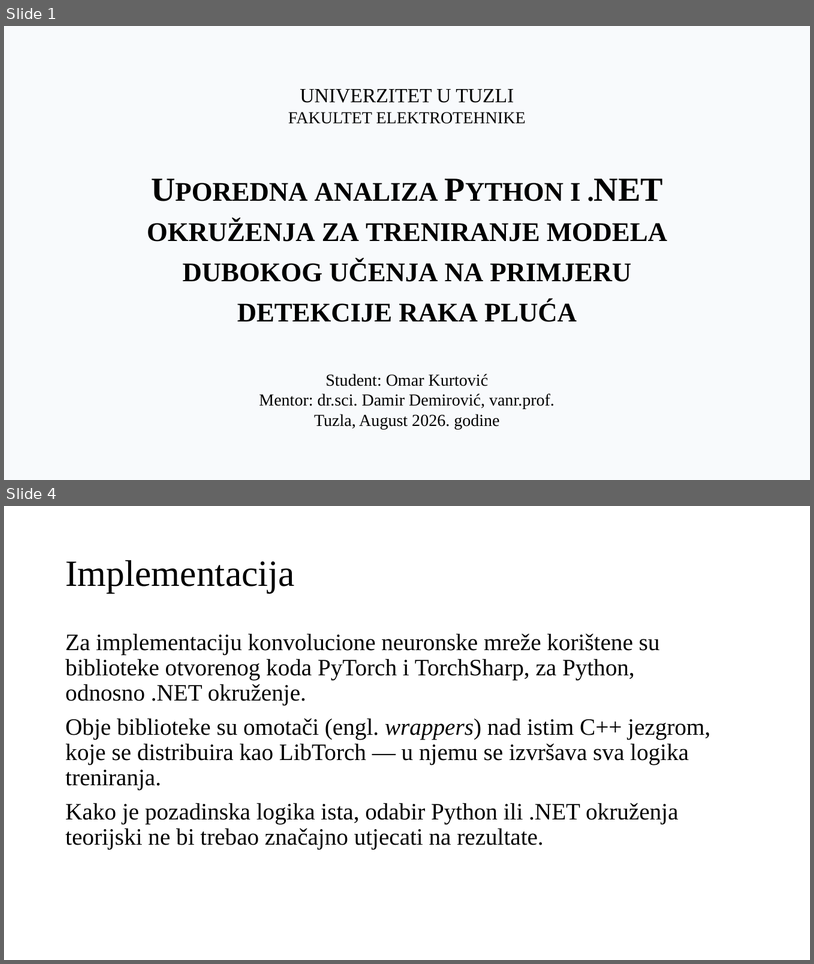
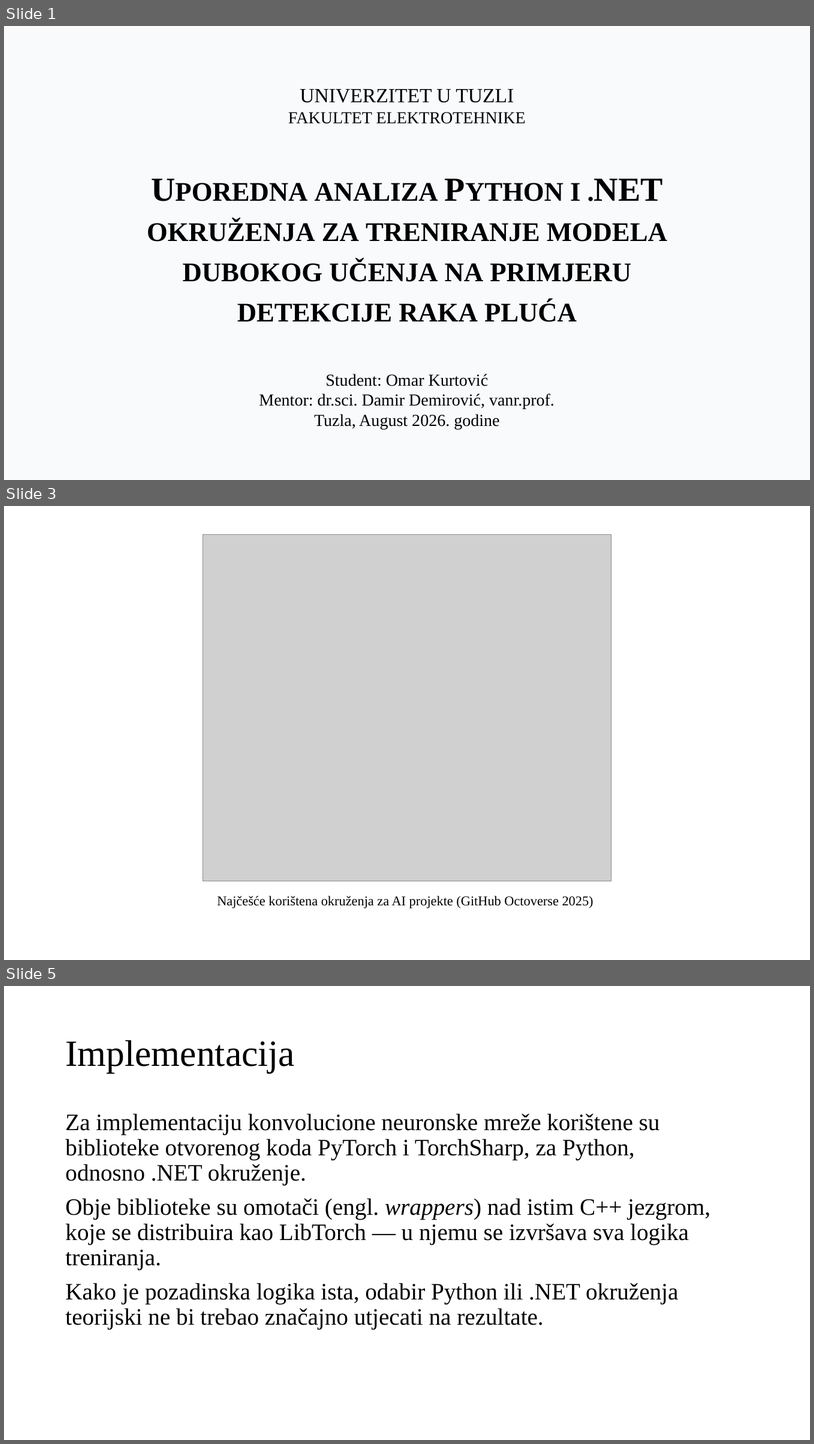
Before and after one commit to omarkurtovic/ml-dotnet-vs-python, a slide deck: Presentation/omar_kurtovic_diplomski_prezentacija.pptx. Shown one above the other, each under a label of ours: slides 1 and 4 before the commit, slides 1, 3 and 5 after it; the slides between them are not shown. The pictures are 814x964 and 814x1444 pixels, drawn with LibreOffice and Linux fonts; fonts in the diff are those of the drawing; grey boxes stand for pictures. Boxes give left, top, right and bottom in pixels: in the first picture for what was removed or moved away, otherwise in the second. Text is boxed around its words. In the diff, an @@ line names an element or a change of style, - is before the commit and + after.

```diff
--- a/Presentation/omar_kurtovic_diplomski_prezentacija.pptx
+++ b/Presentation/omar_kurtovic_diplomski_prezentacija.pptx
@@ slide 3 added at (x1=4, y1=506, x2=810, y2=960), background #FFFFFF @@
@@ picture added at (x1=203, y1=534, x2=611, y2=880) @@
@@ text added at (x1=217, y1=895, x2=594, y2=908), 16 pt, text #000000 @@
+Najčešće korištena okruženja za AI projekte (GitHub Octoverse 2025)
@@ what was slide 4 is now slide 5 @@
```
Also in this commit, not shown: 4 slides changed, 1 other slide added, 1 other file.
